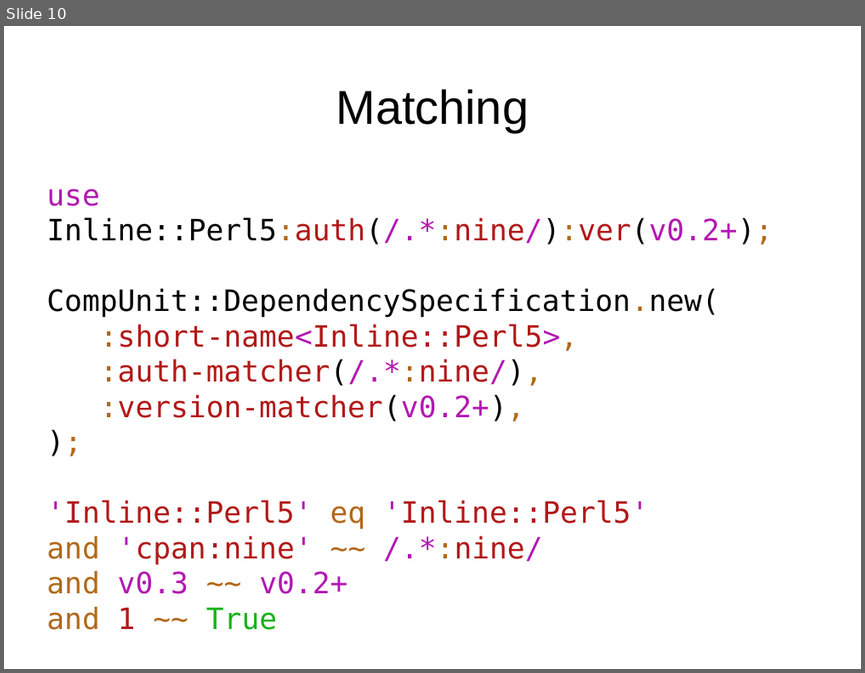
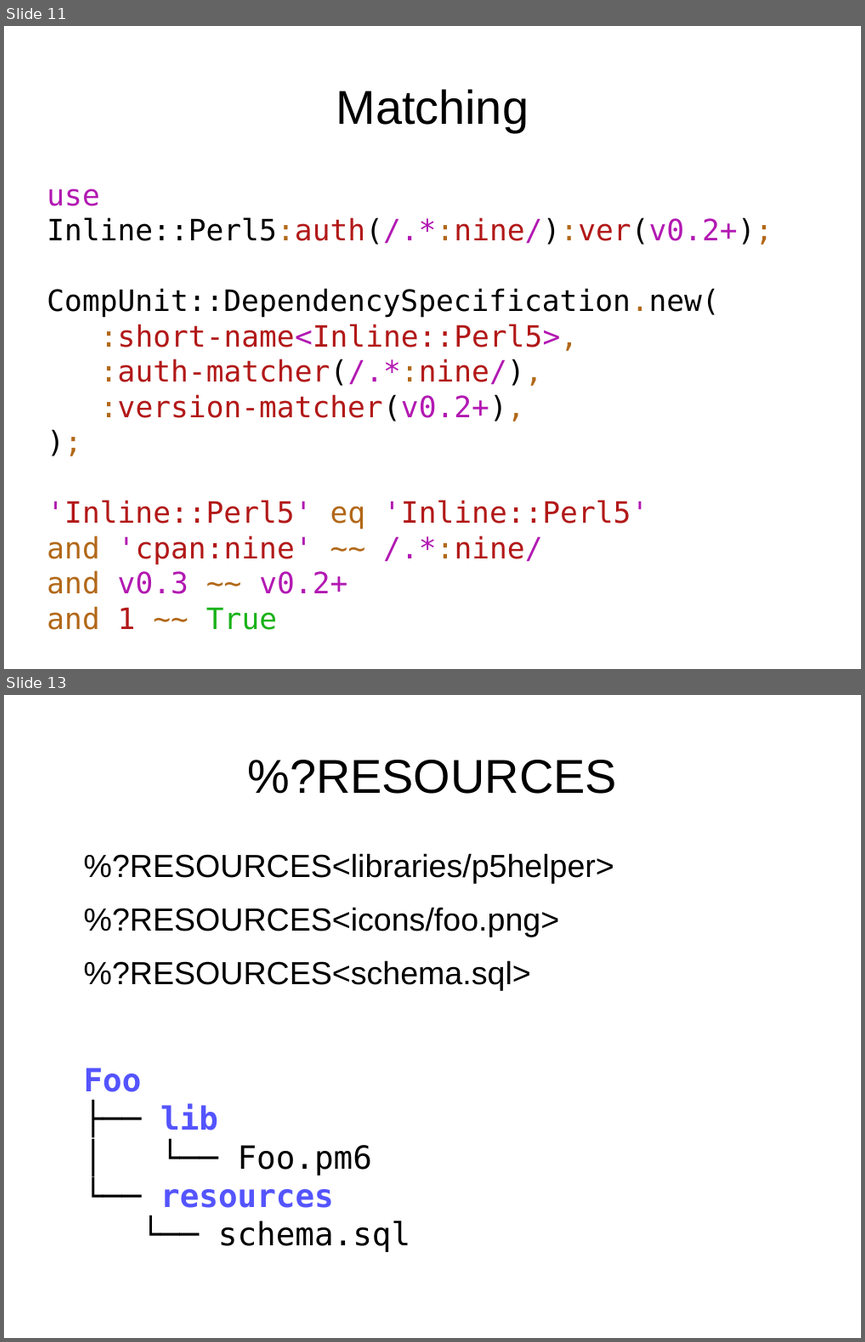
Before and after one commit to niner/talks, a slide deck: A look behind the curtains - module loading in Perl 6/Module loading in Perl 6.odp. Shown one above the other, each under a label of ours: slide 10 before the commit, slides 11 and 13 after it; the slides between them are not shown. The pictures are 865x673 and 865x1342 pixels, drawn with LibreOffice and Linux fonts; fonts in the diff are those of the drawing. Boxes give left, top, right and bottom in pixels: in the first picture for what was removed or moved away, otherwise in the second. Text is boxed around its words. In the diff, an @@ line names an element or a change of style, - is before the commit and + after.

```diff
--- a/A look behind the curtains - module loading in Perl 6/Module loading in Perl 6.odp
+++ b/A look behind the curtains - module loading in Perl 6/Module loading in Perl 6.odp
@@ slide 13 added at (4,695,861,1338), background #FFFFFF @@
@@ title added at (247,760,616,794), 44 pt, text #000000 @@
+%?RESOURCES
@@ text added at (84,853,614,1252), 29.6 pt, text #000000 @@
+%?RESOURCES<libraries/p5helper>
+%?RESOURCES<icons/foo.png>
+%?RESOURCES<schema.sql>
+Foo
+├── lib
+│ └── Foo.pm6
+└── resources
+└── schema.sql
@@ what was slide 10 is now slide 11 @@
```
Also in this commit, not shown: 2 slides changed, 6 other slides added, 5 other files.
